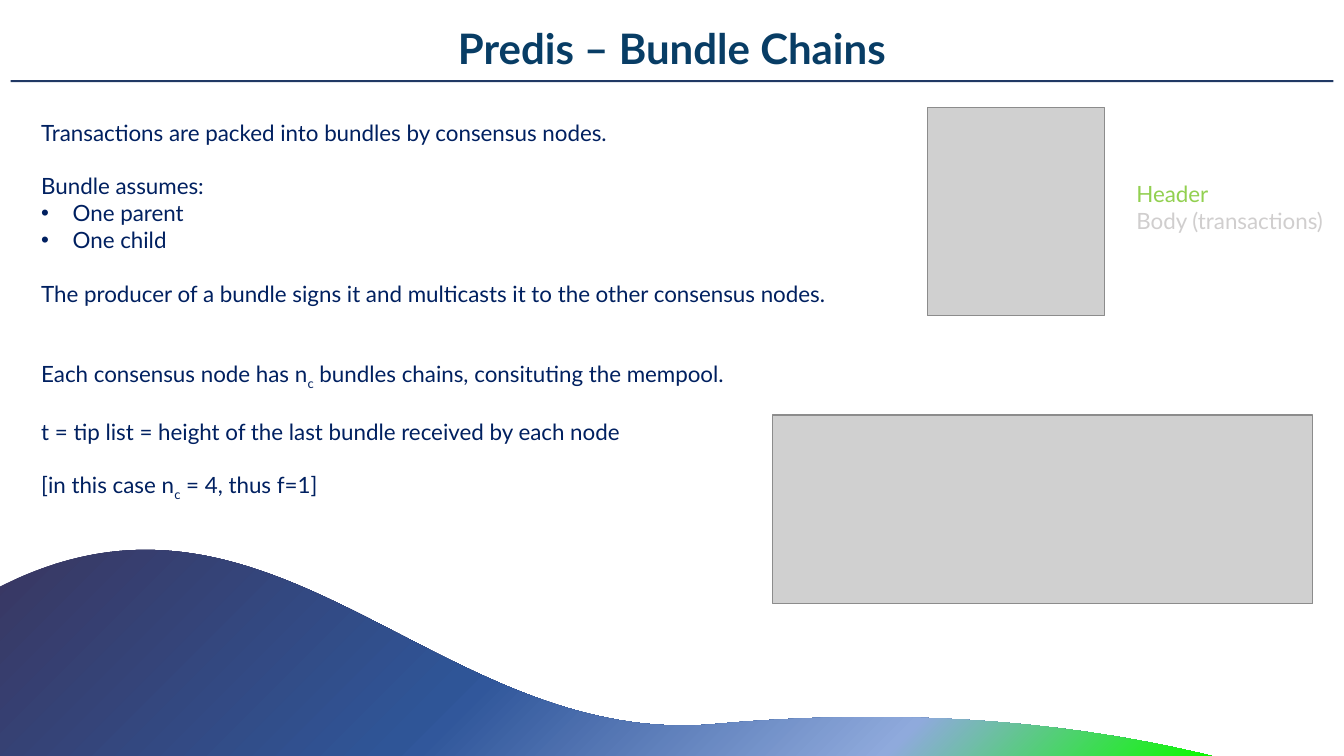
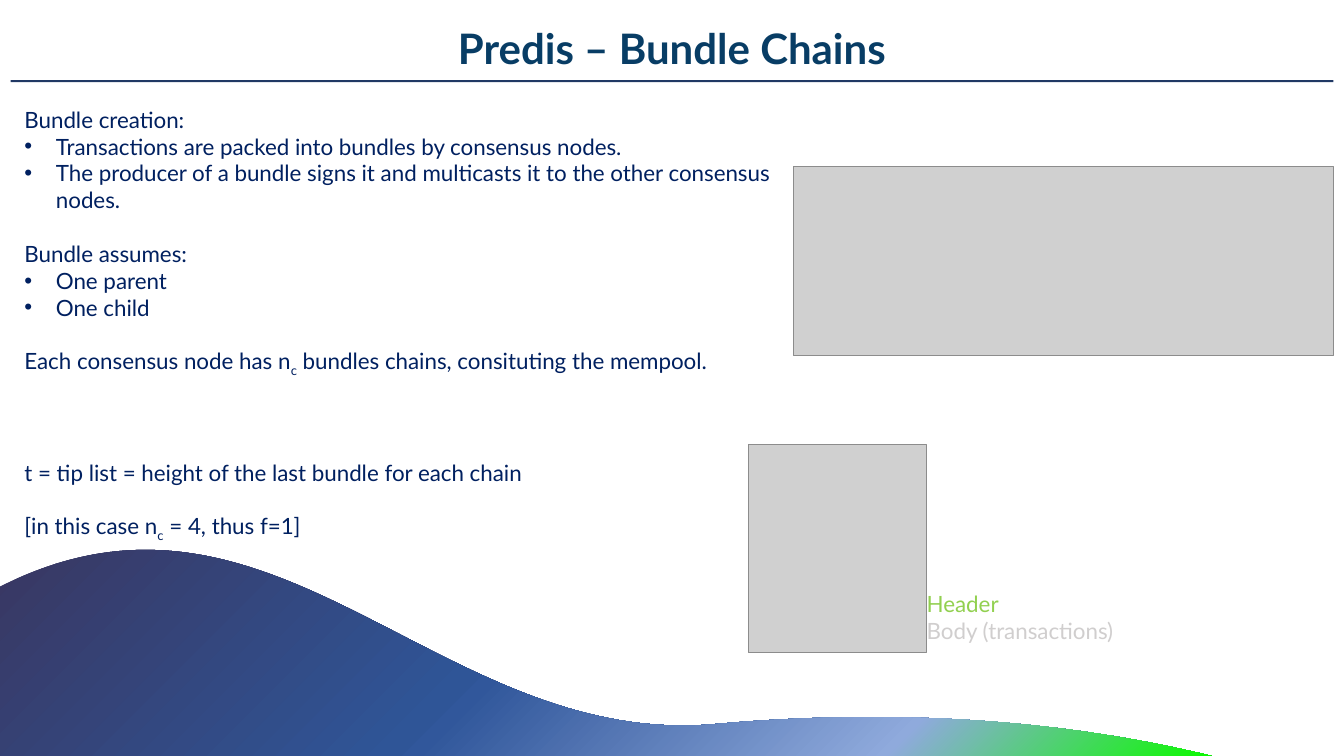
Before and after one commit to MerloSimone/DistributedSystems, a slide deck: slide 10 of PresentationDS.pptx (slide 6 before the commit). Drawn at 1344x756 pixels with LibreOffice and Linux fonts; fonts in the diff are those of the drawing; grey boxes stand for pictures. Boxes give left, top, right and bottom in pixels: in the first picture for what was removed or moved away, otherwise in the second. Text is boxed around its words. In the diff, an @@ line names an element or a change of style, - is before the commit and + after.

```diff
--- a/PresentationDS.pptx
+++ b/PresentationDS.pptx
@@ text at (24,111,185,128): paragraph added @@
+Bundle creation:
@@ text "Bundle creation:": place and size @@
-text "Bundle creation:" at (41,124,825,497)
+text "Bundle creation:" at (24,111,770,538)
@@ text at (56,138,621,159): bullet none to • @@
@@ text at (56,164,770,208): paragraph added @@
+• The producer of a bundle signs it and multicasts it to the other consensus nodes.
@@ picture: place and size @@
-picture at (772,415,1313,605)
+picture at (793,166,1334,356)
@@ text at (41,285,825,306): paragraph removed @@
-The producer of a bundle signs it and multicasts it to the other consensus nodes.
@@ picture: place and size @@
-picture at (928,108,1105,317)
+picture at (749,445,927,653)
@@ text at (24,464,522,485): text changed @@
-t = tip list = height of the last bundle received by each node
+t = tip list = height of the last bundle for each chain
@@ text "Header": place and size @@
-text "Header" at (1136,185,1322,233)
+text "Header" at (927,595,1113,642)
```
Also in this commit, not shown: 6 other slides changed, 7 slides added.
